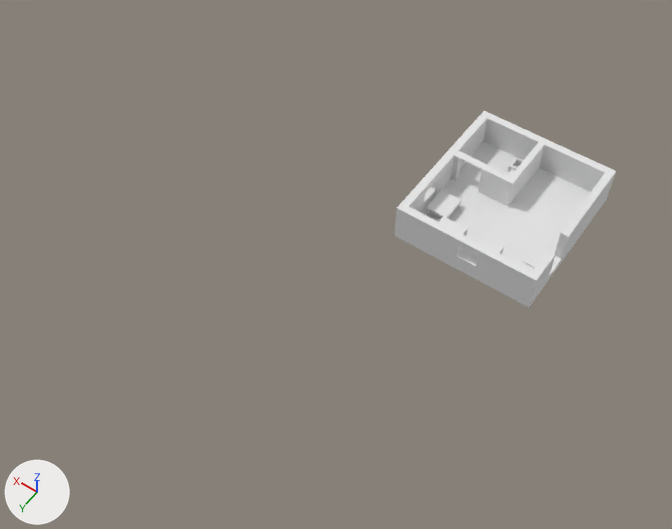
A saved change to the FBX model ImportableKaikkiTaiJotain/homeTalo.fbx.
Both versions are drawn from a camera (50 mm lens) standing at (-26.6, 69.9, 85.4) and looking at (16.9, 8.9, -10.5). Arrows for +X, +Y and +Z are at lower left; the lights stay in place. Where no turn or scale is listed for an object, it has been applied to the vertices. Vertices at the same position are counted once.

In view in the first picture: 'talo'.
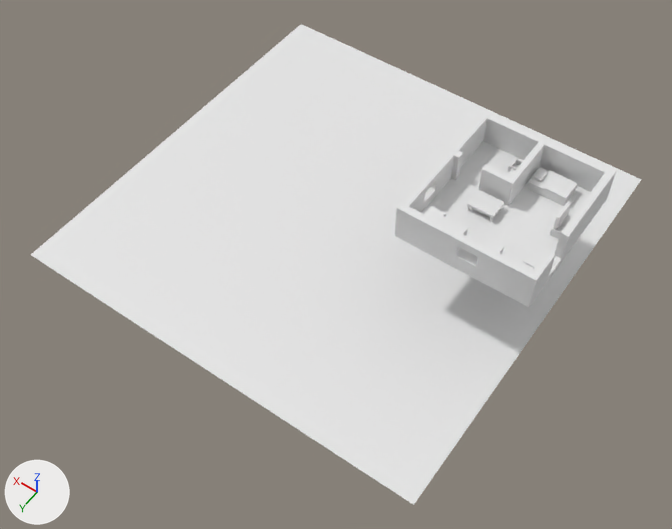
What the commit changed:
Material 'seina3' (mat_seina3) is new.
Its base color is (0.8, 0.8, 0.8) (white #e7e7e7).
Its roughness is 0.553.
Material 'jaakaappisivu' (mat_jaakaappisivu) is new.
Its base color is (0.8, 0.8, 0.8) (white #e7e7e7).
Its roughness is 0.553.
Material 'tausta' (mat_tausta) is new.
Its base color is (0.8, 0.8, 0.8) (white #e7e7e7).
Its roughness is 0.553.
Material 'jaakaappietu' (mat_jaakaappietu) is new.
Its base color is (0.8, 0.8, 0.8) (white #e7e7e7).
Its roughness is 0.553.
me_cube_010 is used by ob_talo; location (0.0, 0.0, 0.0).
Verts and faces of me_cube_010; kept vertices keep their numbers, new ones are numbered from 277.
me_cube_010 had 277 vertices, 192 faces and spanned x -9.0..9.0, y -12.0..8.0, z 0.0..5.0.
me_cube_010 now has 343 vertices, 227 faces and spans x -9.0..51.4, y -29.4..30.5, z -11.5..5.0.
me_cube_010 part 1: the loose piece of 8 vertices spanning x 7.3..8.0, y -4.1..-3.1, z 1.0..5.0 is copied, and the copy is scaled about its middle by (1.44, 1.5, 0.101), then moved by (-8.9, -5.0, -0.6), in mat_wcseina (white #e7e7e7); it spans x -1.7..-0.8, y -9.3..-7.8, z 2.2..2.6.
me_cube_010 part 2: the loose piece of 8 vertices spanning x 7.3..8.0, y -4.1..-3.1, z 1.0..5.0 is copied, and the copy is scaled about its middle by (2.47, 3, 0.3), then moved by (-14.7, 0.1, -1.4); it spans x -7.8..-6.2, y -5.0..-2.0, z 1.0..2.2.
me_cube_010 part 3: 6 loose pieces with 44 vertices, spanning x 4.1..7.4, y -4.1..3.7, z 1.0..5.0, are deleted.
Part 4, on me_cube_010:
4 vertices are removed from x 0.0..2.0, y 7.0, z 1.0.
14 faces are deleted.
4 vertices in x 1.1..2.3, y -9.1..-7.8, z 2.7 move by (0.0, 0.0, -0.1).
77 vertices are added at x -9.0..6.0, y -10.0..7.0, z 1.0..5.0.
9 new vertices lie (0.0, 3.0, 0.0) away from vertices in x -6.8..-0.5, y -10.0..-5.0, z 1.0..4.4.
27 new faces join them, mat_keitpoyta (white #e7e7e7).
16 new faces join them, mat_seina1 (white #e7e7e7).
14 new faces join them, mat_hella (white #e7e7e7).
1 new face joins them, mat_seina2 (white #e7e7e7).
1 new face joins them, mat_wcseina (white #e7e7e7).
1 new face joins them, mat_keittiopoytpaal (white #e7e7e7).
3 new faces join them, mat_jaakaappisivu (white #e7e7e7).
1 new face joins them, mat_jaakaappietu (white #e7e7e7).
Part 5, on me_cube_010:
New vertex 363 is at (51.4, 30.5, -11.5), pixel (30, 254).
New vertex 364 is at (51.4, -29.4, -11.5), pixel (301, 24).
New vertex 365 is at (-9.0, -29.4, -11.5), pixel (641, 179).
New vertex 366 is at (-9.0, 30.5, -11.5), pixel (413, 504).
New faces: (363, 366, 365, 364) (mat_tausta (white #e7e7e7)).
me_cube_010 now uses material mat_seina3 (white #e7e7e7).
me_cube_010 now uses material mat_jaakaappisivu (white #e7e7e7).
me_cube_010 now uses material mat_jaakaappietu (white #e7e7e7).
me_cube_010 now uses material mat_tausta (white #e7e7e7).

Boxes [x1, y1, x2, y2] around the edits, measured in the pictures (672 x 529 px):
'talo', reshaped (176% wider, 145% taller)
    before: [395, 111, 616, 307]
    after: [31, 24, 642, 505]
part 1 of me_cube_010, added
    after: [534, 170, 547, 182]
part 2 of me_cube_010, added
    after: [550, 215, 572, 239]
part 3 of me_cube_010, deleted
    before: [427, 153, 486, 218]
part 4 of me_cube_010, built on
    before: [421, 168, 616, 307]
    after: [421, 167, 616, 307]
part 5 of me_cube_010, added
    after: [31, 24, 642, 505]
